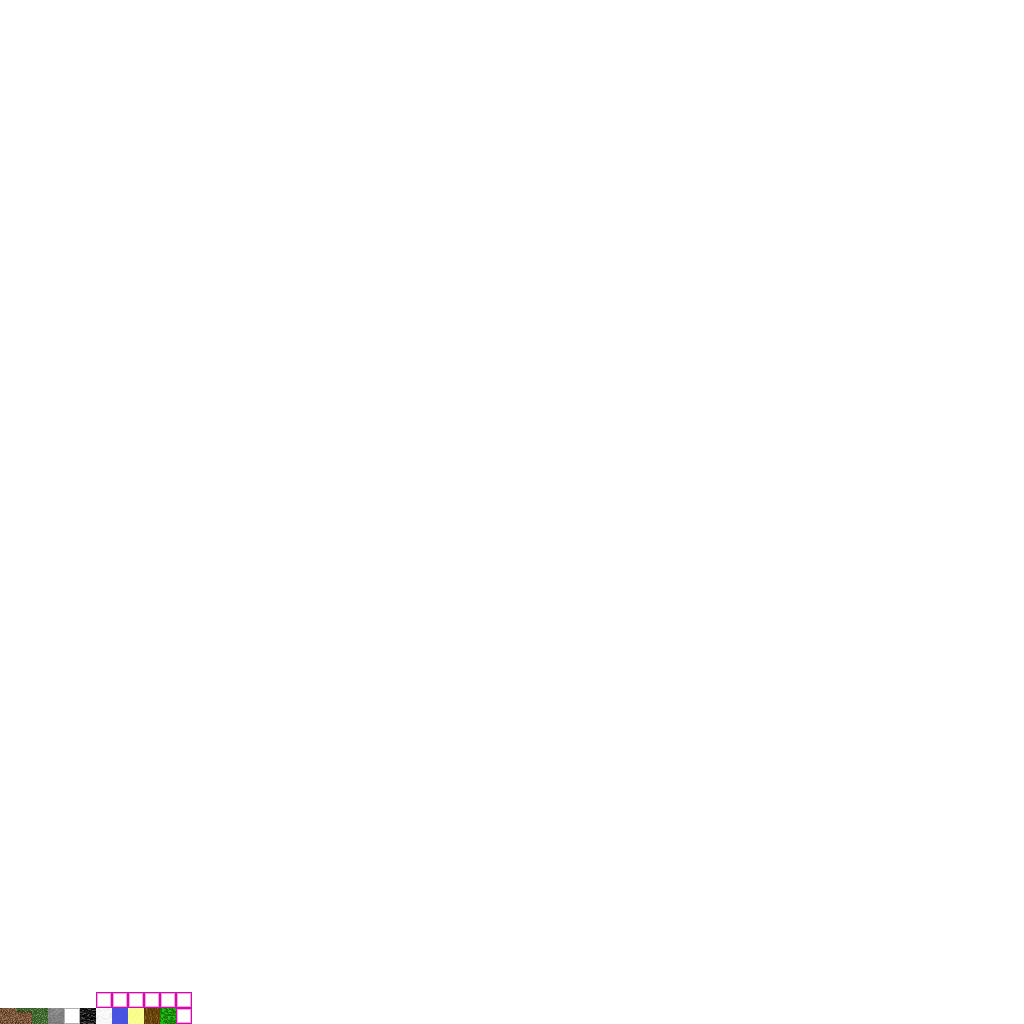
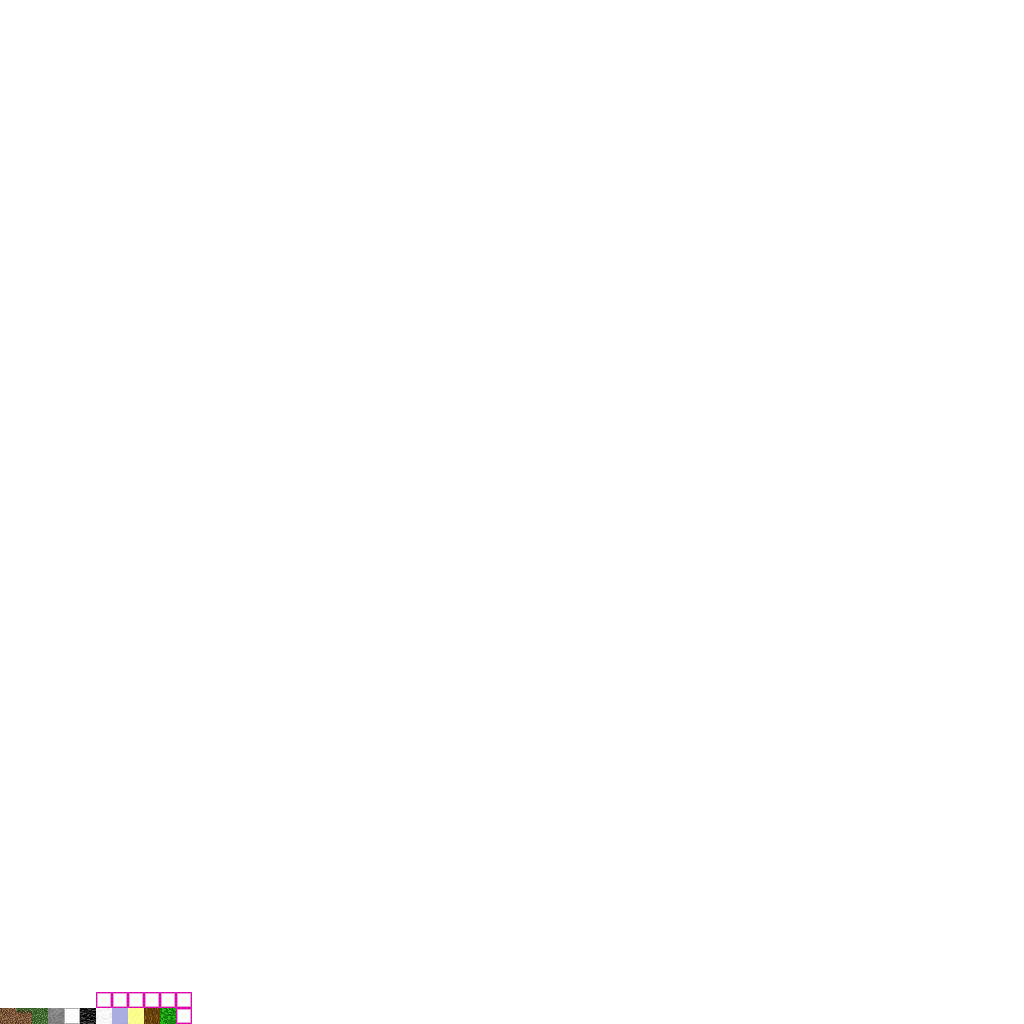
Two versions of the same layered image (1024px x 1024px). Layer-by-layer changes:
painted on "atlas-new.png" over left=112, top=1008, right=128, bottom=1024
